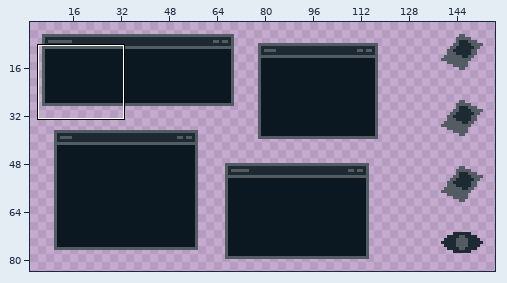
Pixel-art file, stored at images/assets.aseprite. The picture above shows the old version from afar; the outline marks the close-up.
Close-up. As it was:
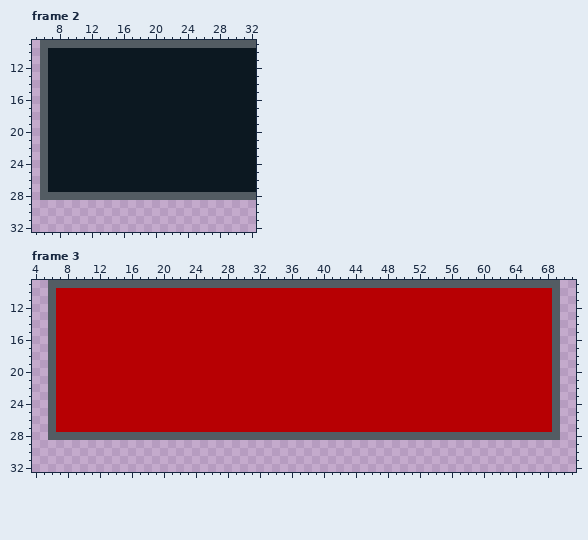
160x90 pixels, 4 frames. Shown: frame 2: x 5..32, y 9..32; frame 3: x 4..71, y 9..32. The wide view leaves out empty margins. The commit also changed other frames or places, which this record leaves out.
The same view after the edit:
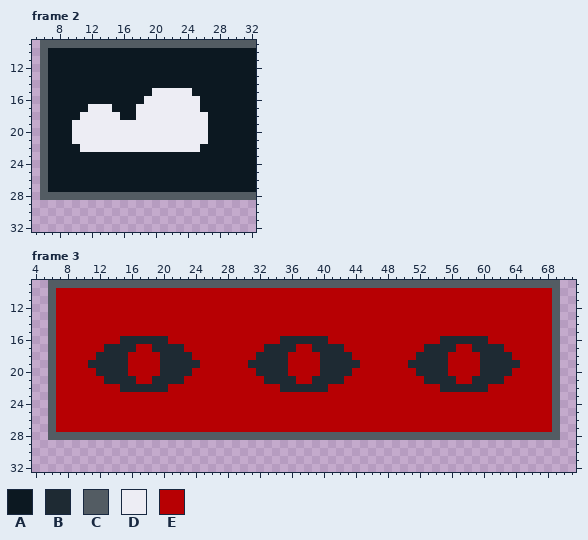
Palette (. is transparent): A #0c1821  B #1e2a33  C #535c63  D #ededf4  E #b70003
Changes in this commit:
{"change": "layer \"Layer 4\" now shown"}
{"where": "frame 2, layer \"Layer 4\""}
{"frame":2,"y":15,"x":20,"old":"AAAAA","new":"DDDDD"}
{"frame":2,"y":16,"x":19,"old":"AAAAAAA","new":"DDDDDDD"}
{"frame":2,"y":17,"x":12,"old":"AAA","new":"DDD"}
{"frame":2,"y":17,"x":18,"old":"AAAAAAAA","new":"DDDDDDDD"}
{"frame":2,"y":18,"x":11,"old":"AAAAA","new":"DDDDD"}
{"frame":2,"y":18,"x":18,"old":"AAAAAAAAA","new":"DDDDDDDDD"}
{"frame":2,"y":19,"x":10,"old":"AAAAAAAAAAAAAAAAA","new":"DDDDDDDDDDDDDDDDD"}
{"frame":2,"y":20,"x":10,"old":"AAAAAAAAAAAAAAAAA","new":"DDDDDDDDDDDDDDDDD"}
{"frame":2,"y":21,"x":10,"old":"AAAAAAAAAAAAAAAAA","new":"DDDDDDDDDDDDDDDDD"}
{"frame":2,"y":22,"x":11,"old":"AAAAAAAAAAAAAAA","new":"DDDDDDDDDDDDDDD"}
{"where": "frame 3, layer \"Layer 4\""}
{"frame":3,"y":16,"x":15,"old":"EEEEEE","new":"BBBBBB"}
{"frame":3,"y":16,"x":35,"old":"EEEEEE","new":"BBBBBB"}
{"frame":3,"y":16,"x":55,"old":"EEEEEE","new":"BBBBBB"}
{"frame":3,"y":17,"x":13,"old":"EEEE","new":"BBBB"}
{"frame":3,"y":17,"x":19,"old":"EEEE","new":"BBBB"}
{"frame":3,"y":17,"x":33,"old":"EEEE","new":"BBBB"}
{"frame":3,"y":17,"x":39,"old":"EEEE","new":"BBBB"}
{"frame":3,"y":17,"x":53,"old":"EEEE","new":"BBBB"}
{"frame":3,"y":17,"x":59,"old":"EEEE","new":"BBBB"}
{"frame":3,"y":18,"x":12,"old":"EEEE","new":"BBBB"}
{"frame":3,"y":18,"x":20,"old":"EEEE","new":"BBBB"}
{"frame":3,"y":18,"x":32,"old":"EEEE","new":"BBBB"}
{"frame":3,"y":18,"x":40,"old":"EEEE","new":"BBBB"}
{"frame":3,"y":18,"x":52,"old":"EEEE","new":"BBBB"}
{"frame":3,"y":18,"x":60,"old":"EEEE","new":"BBBB"}
{"frame":3,"y":19,"x":11,"old":"EEEEE","new":"BBBBB"}
{"frame":3,"y":19,"x":20,"old":"EEEEE","new":"BBBBB"}
{"frame":3,"y":19,"x":31,"old":"EEEEE","new":"BBBBB"}
{"frame":3,"y":19,"x":40,"old":"EEEEE","new":"BBBBB"}
{"frame":3,"y":19,"x":51,"old":"EEEEE","new":"BBBBB"}
{"frame":3,"y":19,"x":60,"old":"EEEEE","new":"BBBBB"}
{"frame":3,"y":20,"x":12,"old":"EEEE","new":"BBBB"}
{"frame":3,"y":20,"x":20,"old":"EEEE","new":"BBBB"}
{"frame":3,"y":20,"x":32,"old":"EEEE","new":"BBBB"}
{"frame":3,"y":20,"x":40,"old":"EEEE","new":"BBBB"}
{"frame":3,"y":20,"x":52,"old":"EEEE","new":"BBBB"}
{"frame":3,"y":20,"x":60,"old":"EEEE","new":"BBBB"}
{"frame":3,"y":21,"x":13,"old":"EEEE","new":"BBBB"}
{"frame":3,"y":21,"x":19,"old":"EEEE","new":"BBBB"}
{"frame":3,"y":21,"x":33,"old":"EEEE","new":"BBBB"}
{"frame":3,"y":21,"x":39,"old":"EEEE","new":"BBBB"}
{"frame":3,"y":21,"x":53,"old":"EEEE","new":"BBBB"}
{"frame":3,"y":21,"x":59,"old":"EEEE","new":"BBBB"}
{"frame":3,"y":22,"x":15,"old":"EEEEEE","new":"BBBBBB"}
{"frame":3,"y":22,"x":35,"old":"EEEEEE","new":"BBBBBB"}
{"frame":3,"y":22,"x":55,"old":"EEEEEE","new":"BBBBBB"}
{"label":"changed","picture_box":[72,88,208,152]}
{"label":"changed","picture_box":[88,336,200,392]}
{"label":"changed","picture_box":[248,336,360,392]}
{"label":"changed","picture_box":[408,336,520,392]}
